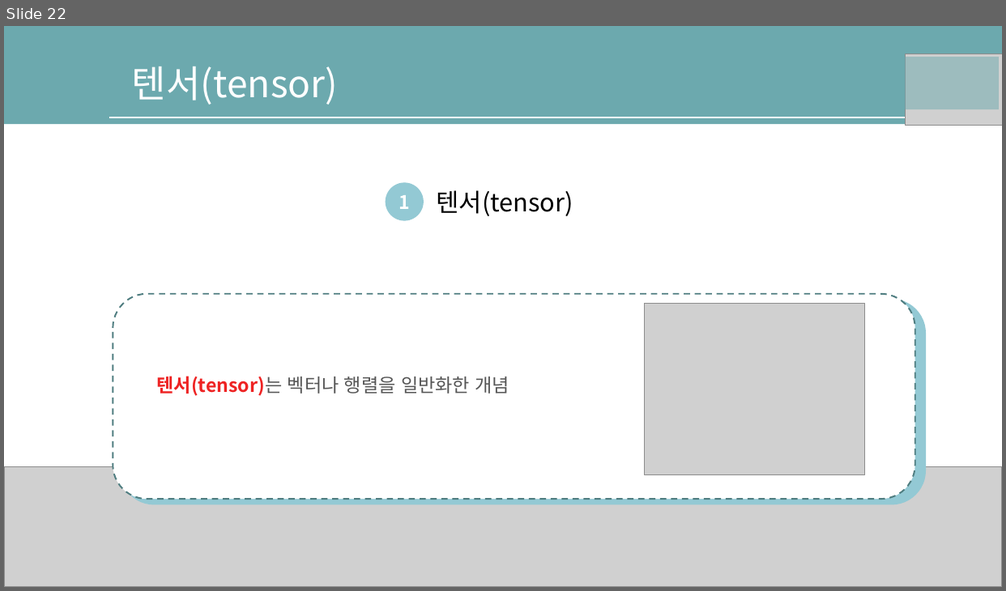
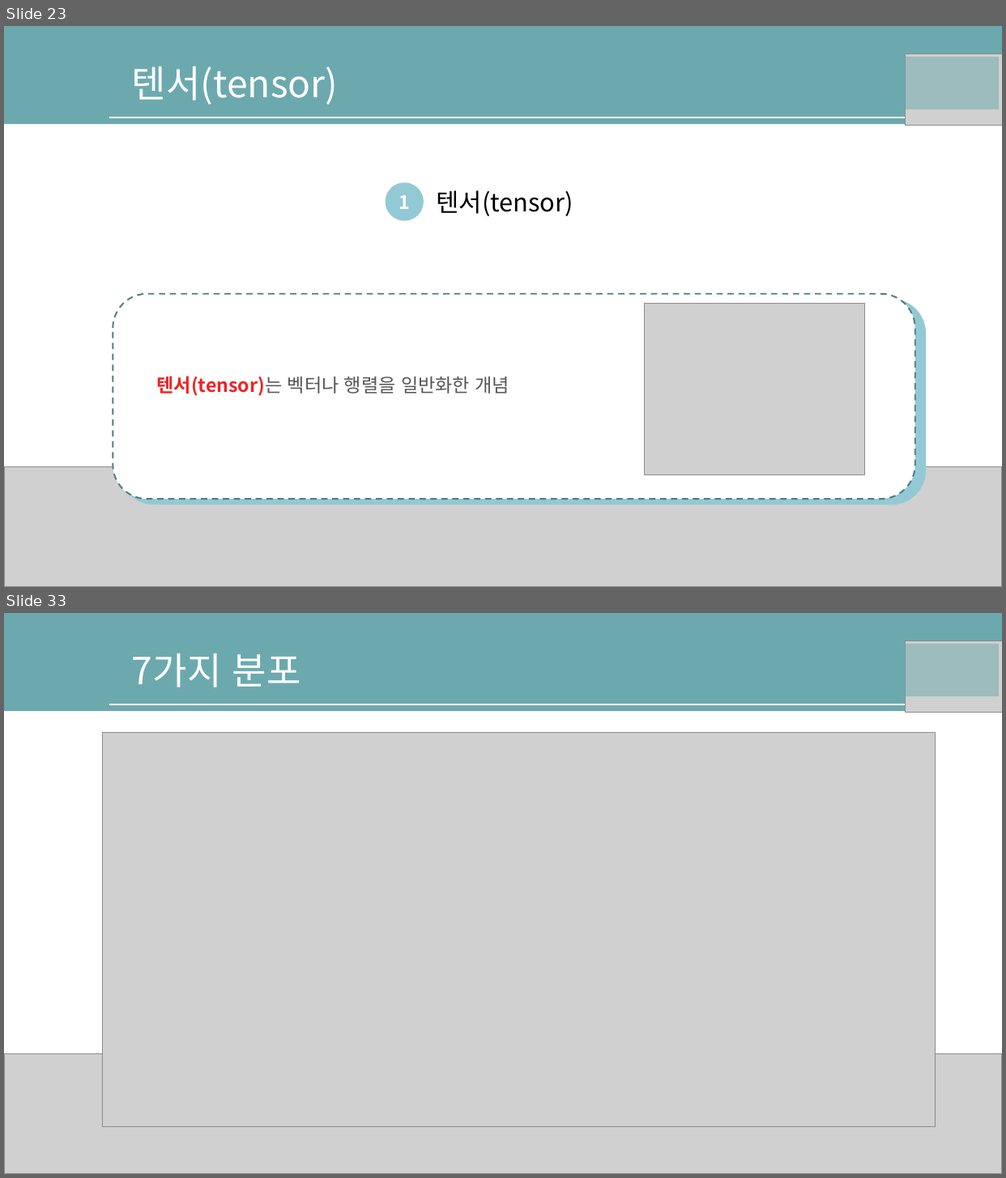
Before and after one commit to nqwrt/ai_doucument, a slide deck: AI-딥러닝을위한-수학공식.pptx. Shown one above the other, each under a label of ours: slide 22 before the commit, slides 23 and 33 after it; the slides between them are not shown. The pictures are 1006x591 and 1006x1178 pixels, drawn with LibreOffice and Linux fonts; fonts in the diff are those of the drawing; grey boxes stand for pictures; background and template pictures are left out. Boxes give left, top, right and bottom in pixels: in the first picture for what was removed or moved away, otherwise in the second. Text is boxed around its words. In the diff, an @@ line names an element or a change of style, - is before the commit and + after.

```diff
--- a/AI-딥러닝을위한-수학공식.pptx
+++ b/AI-딥러닝을위한-수학공식.pptx
@@ slide 33 added at (4, 613, 1002, 1174), background #FFFFFF; not listed: 2 template elements that a slide beside it also shows @@
@@ text added at (132, 653, 301, 688), 36 pt, text #FFFFFF @@
+7가지 분포
@@ rectangle added at (902, 644, 999, 697), fill #6CA9AE at 50% opacity @@
@@ picture added at (906, 641, 1002, 712) @@
@@ picture added at (103, 733, 936, 1127) @@
@@ picture added at (4, 1054, 1002, 1174) @@
@@ what was slide 22 is now slide 23 @@
```
Also in this commit, not shown: 20 other slides added.
